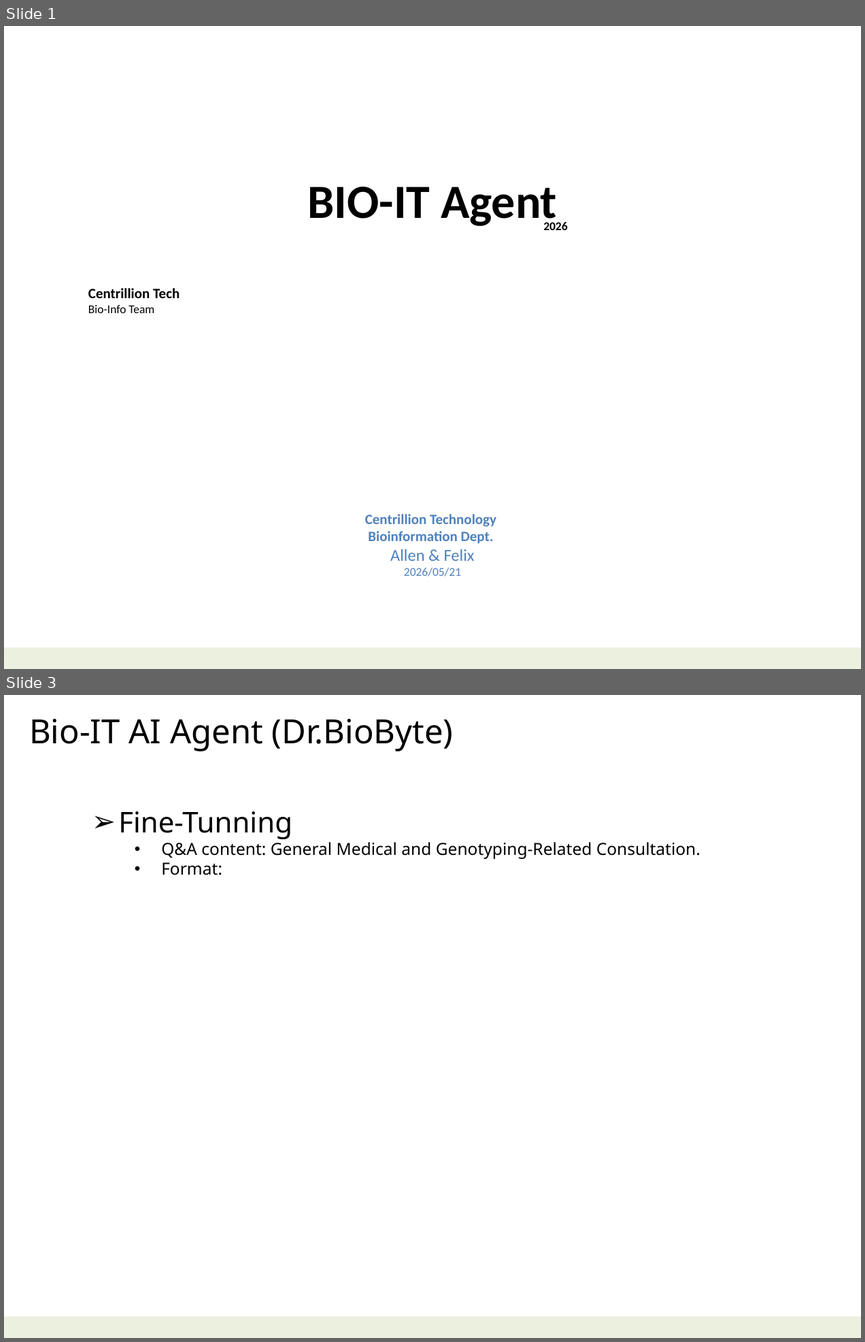
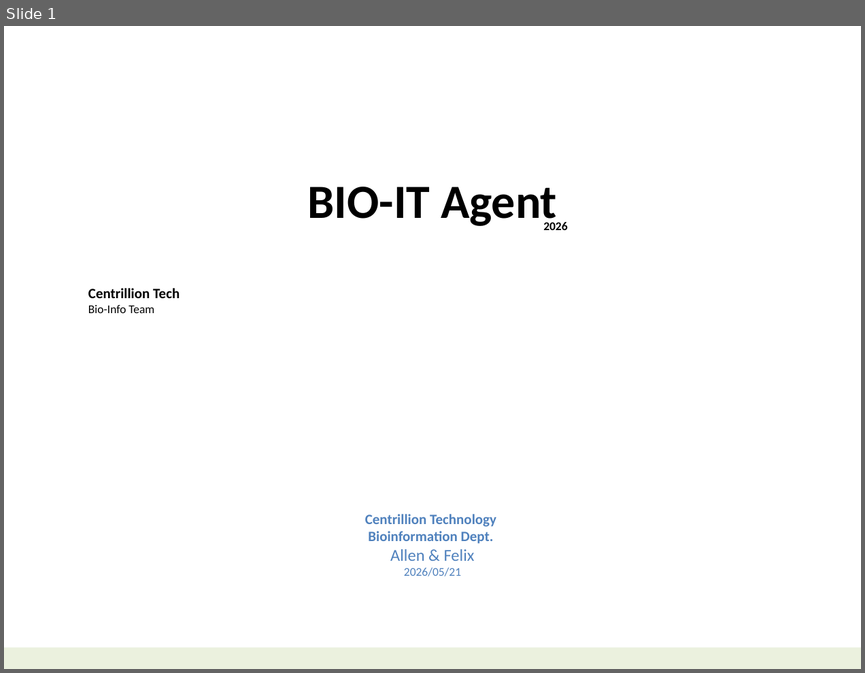
Before and after one commit to navibator/crazy-ai, a slide deck: bio-it-agent.pptx. Shown one above the other, each under a label of ours: slides 1 and 3 before the commit, slide 1 after it; the slides between them are not shown. The pictures are 865x1342 and 865x673 pixels, drawn with LibreOffice and Linux fonts; fonts in the diff are those of the drawing. Boxes give left, top, right and bottom in pixels: in the first picture for what was removed or moved away, otherwise in the second. Text is boxed around its words. In the diff, an @@ line names an element or a change of style, - is before the commit and + after.

Commit message:
bio-it agent

```diff
--- a/bio-it-agent.pptx
+++ b/bio-it-agent.pptx
@@ slide 3 removed at box(4, 695, 861, 1338), background #FFFFFF; not listed: 1 template element that a slide beside it also shows @@
@@ text removed at box(29, 719, 453, 751) @@
-Bio-IT AI Agent (Dr.BioByte)
@@ text removed at box(118, 811, 700, 875) @@
-➢ Fine-Tunning
-  • Q&A content: General Medical and Genotyping-Related Consultation.
-  • Format:
```
Also in this commit, not shown: 6 slides added, 5 other slides removed, 4 other files.
